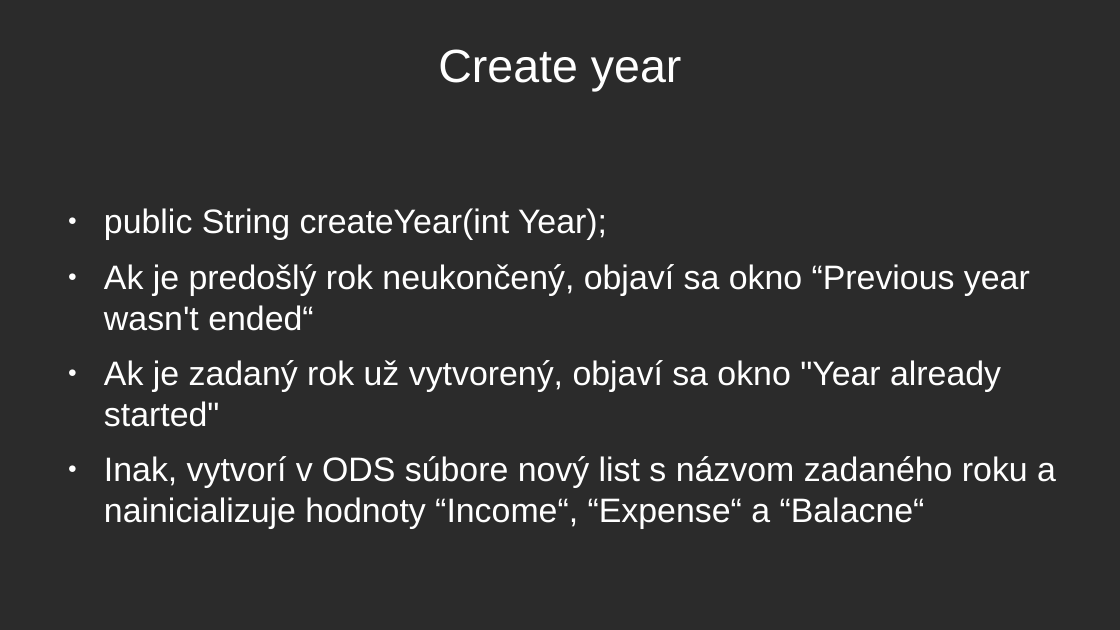
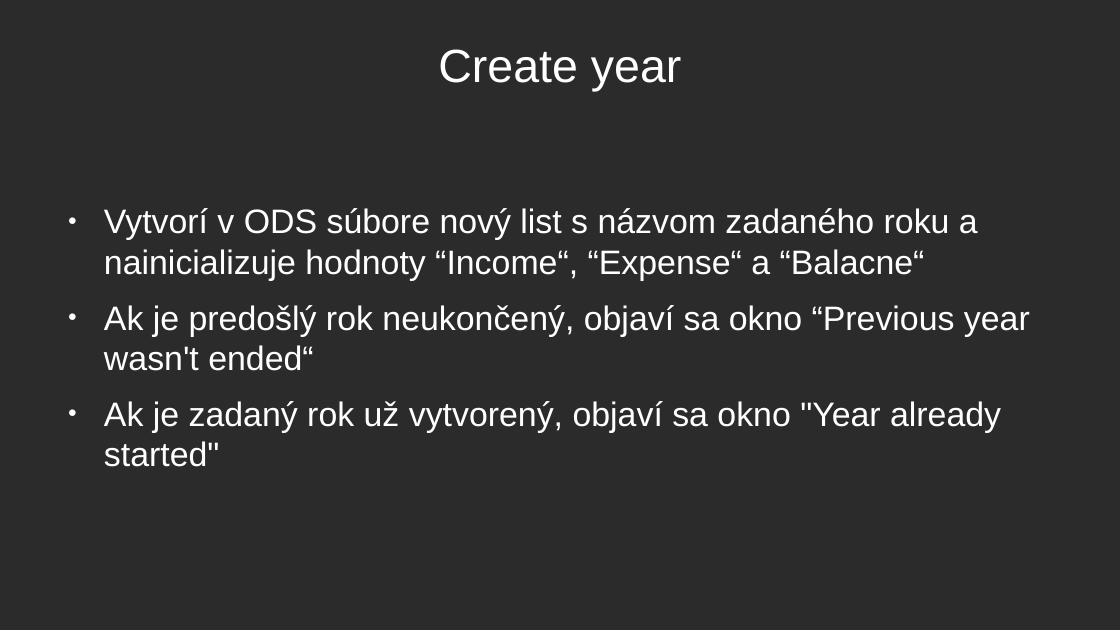
Before and after one commit to XuuRee/apk-AccountG, a slide deck: slide 8 of Evidence_prijmu_a_vydaju/Obhajoba_prezentace.odp (slide 5 before the commit). Drawn at 1120x630 pixels with LibreOffice and Linux fonts; fonts in the diff are those of the drawing; background and template pictures are left out; a plain dark background stands for a picture behind light text. Boxes give left, top, right and bottom in pixels: in the first picture for what was removed or moved away, otherwise in the second. Text is boxed around its words. In the diff, an @@ line names an element or a change of style, - is before the commit and + after.

```diff
--- a/Evidence_prijmu_a_vydaju/Obhajoba_prezentace.odp
+++ b/Evidence_prijmu_a_vydaju/Obhajoba_prezentace.odp
@@ text at <box>104,208,978,281</box>: text changed @@
-● public String createYear(int Year);
+● Vytvorí v ODS súbore nový list s názvom zadaného roku a nainicializuje hodnoty “Income“, “Expense“ a “Balacne“
@@ text at <box>104,456,1056,529</box>: paragraph removed @@
-● Inak, vytvorí v ODS súbore nový list s názvom zadaného roku a nainicializuje hodnoty “Income“, “Expense“ a “Balacne“
```
Also in this commit, not shown: 3 other slides changed, 3 slides added, 34 other files.
